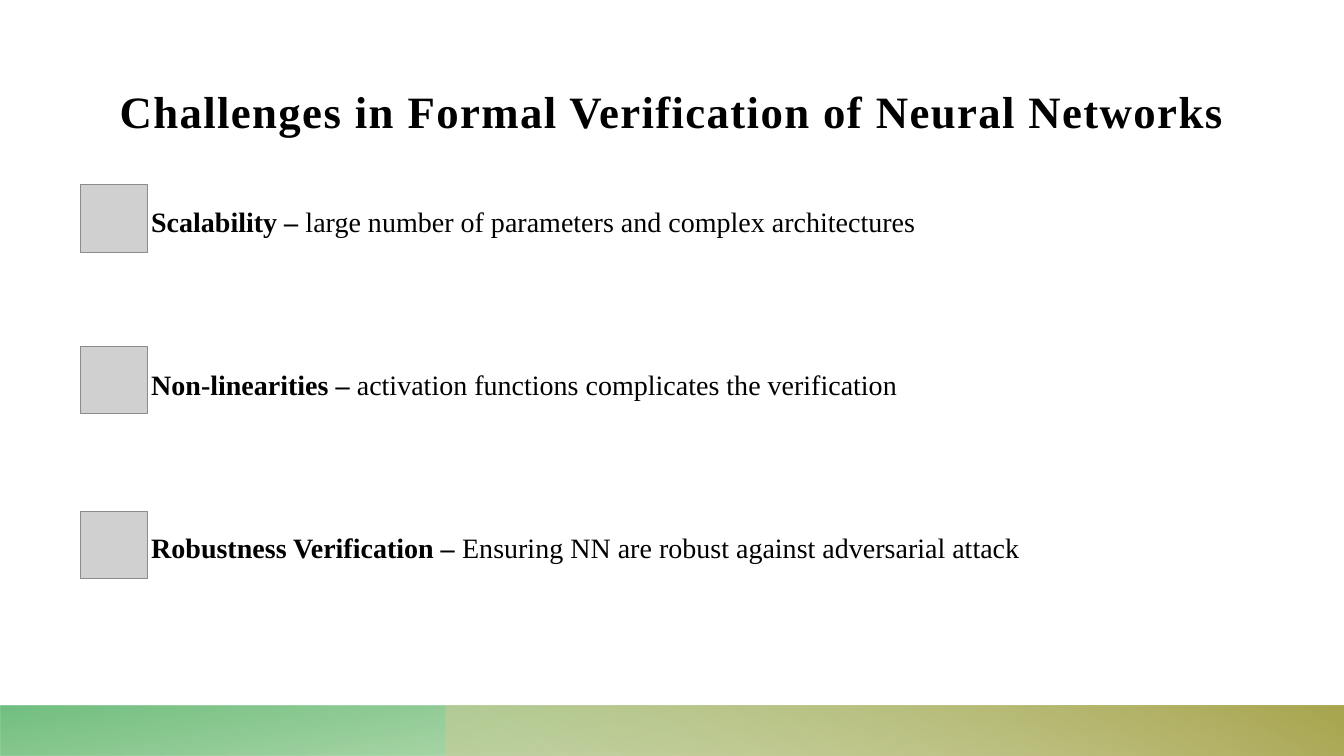
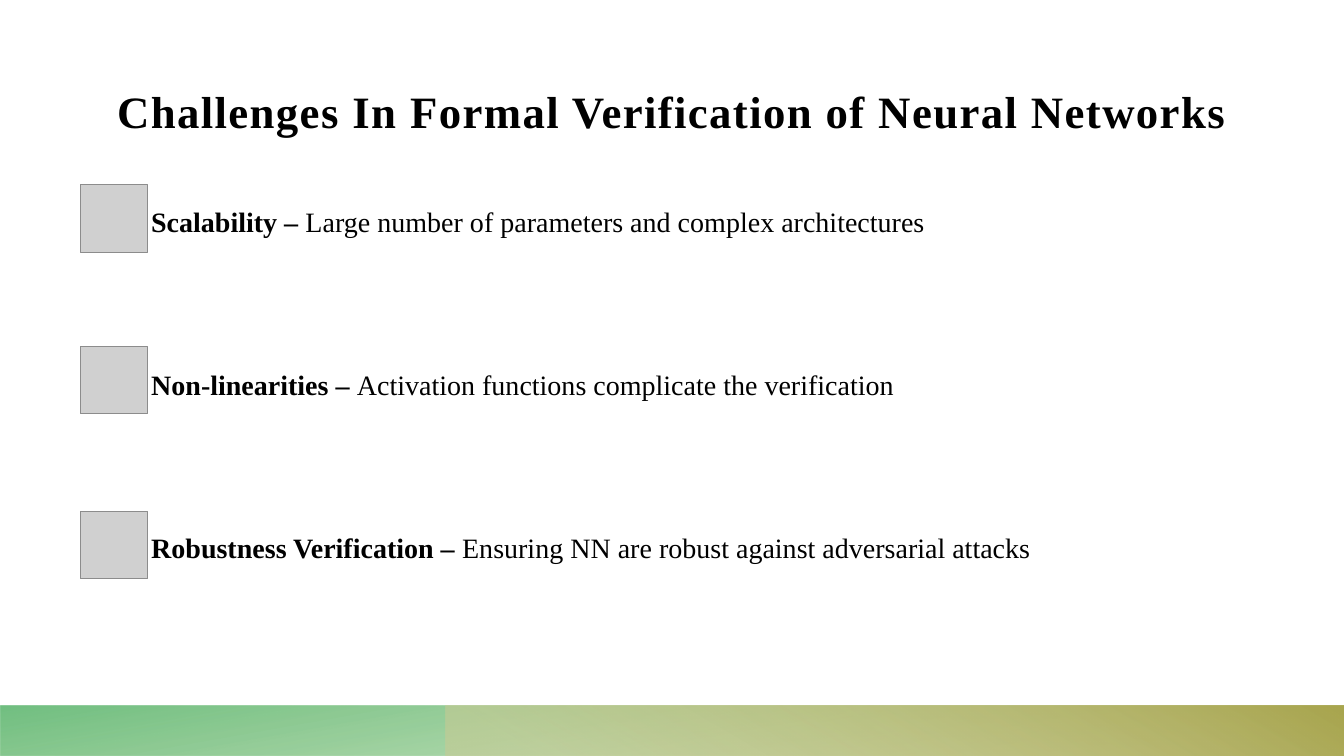
Before and after one commit to Dekel23/Sokoban-DRL, a slide deck: slide 4 of presentation.pptx. Drawn at 1344x756 pixels with LibreOffice and Linux fonts; fonts in the diff are those of the drawing; grey boxes stand for pictures. Boxes give left, top, right and bottom in pixels: in the first picture for what was removed or moved away, otherwise in the second. Text is boxed around its words. In the diff, an @@ line names an element or a change of style, - is before the commit and + after.

```diff
--- a/presentation.pptx
+++ b/presentation.pptx
@@ text at [117,96,1225,138]: text changed @@
-Challenges in Formal Verification of Neural Networks
+Challenges In Formal Verification of Neural Networks
@@ text at [151,212,1030,563]: text changed @@
-Scalability – large number of parameters and complex architectures
-Non-linearities – activation functions complicates the verification
-Robustness Verification – Ensuring NN are robust against adversarial attack
+Scalability – Large number of parameters and complex architectures
+Non-linearities – Activation functions complicate the verification
+Robustness Verification – Ensuring NN are robust against adversarial attacks
```
Also in this commit, not shown: 10 other slides changed.
